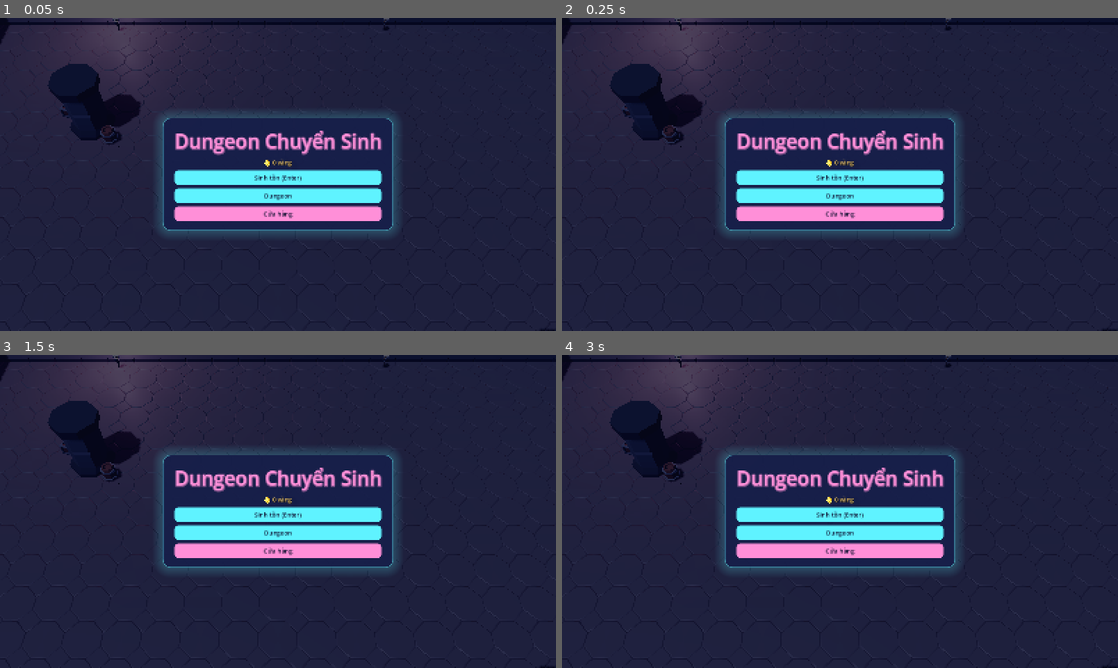
Above: before the commit, frames 1-4 (two rows, left to right).
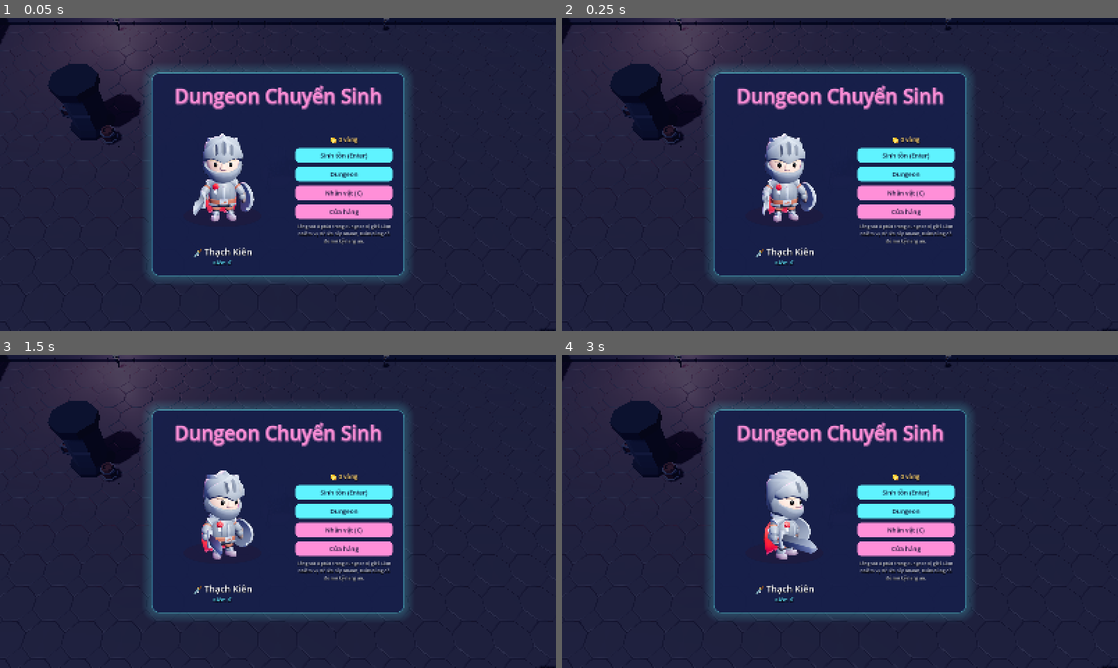
Above: after the commit, the same moments.

Repository: NguyenVanDo51/dungeon-chuyen-sinh-godot
Game: Godot game, scene res://main.tscn
Same seed, same stepped clock (60 frames per second), same inputs: the game is played once before the commit and once after it.
Inputs:
- Up to frame 1 (0.05 s): no input
- Up to frame 2 (0.25 s): no input
- Up to frame 3 (1.5 s): click "Dungeon" at 0.5 s; click "Quay lại (Esc)" at 1.25 s
- Up to frame 4 (3 s): click "Cửa hàng" at 2 s; click "Quay lại (Esc)" at 2.75 s

The runs differ from the first frame. In frame 1, 15% of the frame differs, in the area x 26-74%, y 16-84%; in frame 2, 15%; in frame 3, 15%; in frame 4, 15%.

Commit message:
feat(menu): start screen shows the chosen hero in 3D; hero picked once and kept
Character select is its own screen (menu button / C). Picking an owned
hero saves it as Meta.selected; Survival (Enter) and dungeon floors start
straight away with it. Old saves without the field load as the default.
HeroPreview renders every hero once in a SubViewport and only updates
while a menu shows it. Keytest rewritten for the new flow (17/17).

Co-Authored-By: Claude Opus 5.5 <noreply@anthropic.com>

Diff:
--- a/scripts/core/meta.gd
+++ b/scripts/core/meta.gd
@@ -20,6 +20,8 @@
 
 var gold := 0
 var owned: Array[String] = []
+## the hero every run starts with; picked once on the character screen (always one of `owned`)
+var selected: String = Characters.DEFAULT
 ## upgrade id -> level
 var upgrades := {}
 ## dungeon id -> floors beaten
@@ -33,6 +35,7 @@
 	for c in Characters.IDS:
 		if Characters.DEFS[c].price == 0:
 			m.owned.append(c)
+	m.selected = Characters.DEFAULT if Characters.DEFAULT in m.owned else (m.owned[0] if m.owned.size() > 0 else Characters.DEFAULT)
 	for id in UPGRADE_IDS:
 		m.upgrades[id] = 0
 	for id in Dungeons.DEFS:
@@ -60,6 +63,10 @@
 		for c in ow:
 			if typeof(c) == TYPE_STRING and c in Characters.IDS and not c in m.owned:
 				m.owned.append(c)
+	# older saves have no `selected`: keep the default
+	var sel = raw.get("selected")
+	if typeof(sel) == TYPE_STRING and sel in m.owned:
+		m.selected = sel
 	var up = raw.get("upgrades")
 	if typeof(up) == TYPE_DICTIONARY:
 		for id in UPGRADE_IDS:
@@ -71,7 +78,7 @@
 	return m
 
 func to_dict() -> Dictionary:
-	return { version = VERSION, gold = gold, owned = owned, upgrades = upgrades, floorsCleared = floors_cleared }
+	return { version = VERSION, gold = gold, owned = owned, selected = selected, upgrades = upgrades, floorsCleared = floors_cleared }
 
 ## blocked storage / broken JSON fall back to a fresh meta
 static func load_from(path := SAVE_PATH) -> Meta:
--- a/scripts/main.gd
+++ b/scripts/main.gd
@@ -62,6 +62,7 @@
 				meta.owned.append(c)
 		for d in Dungeons.DEFS:
 			meta.floors_cleared[d] = Dungeons.DEFS[d].floors.size()
+	character = meta.selected
 	if flags.has("char") and flags.char in meta.owned:
 		character = flags.char
 	if flags.get("mode", "") == "dungeon":
@@ -74,9 +75,11 @@
 	ui.card_picked.connect(_on_card)
 	screens = Screens.new()
 	screens.meta = meta
+	screens.style = style
 	screens.chosen = character
 	layer.add_child(screens)
 	screens.start.connect(_on_start)
+	screens.select.connect(_on_select)
 	screens.restart.connect(_on_restart)
 	screens.next_floor.connect(_on_next)
 	screens.floors.connect(_leave_run.bind("floors"))
@@ -91,7 +94,7 @@
 	match flags.get("screen", ""):
 		"shop": screens.show_shop()
 		"floors": screens.show_floors()
-		"start": screens.show_start()
+		"chars": screens.show_chars()
 	if flags.has("autostart") or flags.has("bot"):
 		begin_run()
 	if flags.has("keytest"):
@@ -100,6 +103,14 @@
 func _on_restart() -> void:
 	_bank()
 	begin_run()
+
+## picked once on the character screen, kept for every later run
+func _on_select(c: String) -> void:
+	if not c in meta.owned:
+		return
+	character = c
+	meta.selected = c
+	_save_meta()
 
 func _on_buy(c: String) -> void:
 	var ok := meta.buy(c)
@@ -596,14 +607,24 @@
 	await _wait(1.0)
 	_check("menu shown", screens.mode == "menu")
 	await _shot("menu")
+	await _tap(KEY_C)
+	_check("C opens character select", screens.mode == "chars")
+	await _tap(KEY_2)
+	_check("key 2 picks the archer and keeps it", screens.chosen == "archer" and meta.selected == "archer" and meta.to_dict().selected == "archer")
+	await _wait(1.2)
+	await _shot("select")
+	await _tap(KEY_ESCAPE)
+	_check("Esc back to menu", screens.mode == "menu")
 	await _tap(KEY_ENTER)
-	_check("Enter opens character select", screens.mode == "start")
-	await _tap(KEY_2)
-	_check("key 2 picks the archer", screens.chosen == "archer")
-	await _shot("select")
+	_check("Enter on menu starts at once with the kept hero", started and screens.mode == "none" and world.hero.id == "archer")
+	await _tap(KEY_ESCAPE)
+	screens.menu.emit()
+	await _tap(KEY_C)
 	await _tap(KEY_1)
 	await _tap(KEY_ENTER)
-	_check("Enter starts run", started and screens.mode == "none" and world.hero.id == "knight")
+	_check("Enter on chars closes it", screens.mode == "menu" and meta.selected == "knight")
+	await _tap(KEY_ENTER)
+	_check("next run uses the knight without asking", started and screens.mode == "none" and world.hero.id == "knight")
 	var z0 := world.player.z
 	_key(KEY_W, true)
 	await _wait(1.0)
--- /dev/null
+++ b/scripts/ui/hero_preview.gd
@@ -0,0 +1,78 @@
+class_name HeroPreview
+extends SubViewportContainer
+## the chosen hero turning slowly on a pedestal, in its own little 3D world (menu + character screen)
+## built once (all heroes); Screens moves it between panels instead of rebuilding (each hero is a glTF instance)
+
+const HEIGHT := 2.0
+const SPIN := 0.6
+
+var _vp: SubViewport
+var _style: Style
+var _views := {}
+var _shown: ActorViews.PlayerView
+
+func _init(style: Style, px := Vector2(340, 380)) -> void:
+	_style = style
+	stretch = true
+	custom_minimum_size = px
+	mouse_filter = MOUSE_FILTER_IGNORE
+	_vp = SubViewport.new()
+	_vp.own_world_3d = true
+	_vp.transparent_bg = true
+	_vp.msaa_3d = Viewport.MSAA_4X
+	_vp.render_target_update_mode = SubViewport.UPDATE_DISABLED
+	add_child(_vp)
+	var env := Environment.new()
+	env.background_mode = Environment.BG_CLEAR_COLOR
+	env.ambient_light_source = Environment.AMBIENT_SOURCE_COLOR
+	env.ambient_light_color = Color("#8a90d8")
+	env.ambient_light_energy = 0.7
+	env.tonemap_mode = Environment.TONE_MAPPER_ACES
+	env.glow_enabled = true
+	env.glow_intensity = 0.5
+	var we := WorldEnvironment.new()
+	we.environment = env
+	_vp.add_child(we)
+	var key := DirectionalLight3D.new()
+	key.light_energy = 1.3
+	key.rotation_degrees = Vector3(-35, 30, 0)
+	_vp.add_child(key)
+	var rim := DirectionalLight3D.new()
+	rim.light_color = Color("#ff8fd8")
+	rim.light_energy = 0.8
+	rim.rotation_degrees = Vector3(-20, 200, 0)
+	_vp.add_child(rim)
+	var cam := Camera3D.new()
+	cam.fov = 30.0
+	cam.transform = Transform3D(Basis(), Vector3(0, 1.7, 5.6)).looking_at(Vector3(0, 0.95, 0))
+	_vp.add_child(cam)
+	# every hero up front: a hero built on the spot shows its rest pose for a few frames
+	for c in Characters.IDS:
+		_build(Characters.DEFS[c].model)
+
+func _build(model: String) -> void:
+	if _views.has(model):
+		return
+	var hv := ActorViews.PlayerView.new()
+	_vp.add_child(hv)
+	hv.build(_style.hero(model))
+	ActorViews.fit_height(hv.model, HEIGHT)
+	hv.visible = false
+	_views[model] = hv
+
+## model = Characters.DEFS[*].model
+func show_hero(model: String) -> void:
+	_build(model)
+	_shown = _views[model]
+	for m in _views:
+		_views[m].visible = _views[m] == _shown
+
+## off = the viewport stops rendering (mid-run it would cost frames for nothing)
+func set_active(on: bool) -> void:
+	visible = on
+	_vp.render_target_update_mode = SubViewport.UPDATE_ALWAYS if on else SubViewport.UPDATE_DISABLED
+	set_process(on)
+
+func _process(dt: float) -> void:
+	if _shown:
+		_shown.model.rotation.y += SPIN * dt
--- a/scripts/ui/screens.gd
+++ b/scripts/ui/screens.gd
@@ -1,8 +1,11 @@
 class_name Screens
 extends Control
-## menu, character select, shop, dungeon floors, pause, end (port of ui/screens.ts + menus.ts)
+## menu (start screen with the chosen hero), character select, shop, dungeon floors, pause, end
+## the hero is chosen once on its own screen and kept (Meta.selected); every run starts with it
 
 signal start(c: String, run: Dictionary)
+## an owned hero was picked on the character screen (main saves it)
+signal select(c: String)
 signal restart
 signal next_floor
 signal floors
@@ -16,14 +19,19 @@
 const GOLD := Ui.GOLD
 const MINT := Ui.MINT
 const DIM := Color(1, 1, 1, 0.75)
-
-## loading | menu | floors | start | shop | pause | end | none
+const INK := Ui.INK
+
+## loading | menu | floors | chars | shop | pause | end | none
 var mode := "loading"
 var meta: Meta
+## the hero every run starts with (= meta.selected, always owned)
 var chosen: String = Characters.DEFAULT
-## what the character select will start: {kind = "survival"} | {kind = "dungeon", floor}
-var pending := { kind = "survival" }
+## the hero shown on the character screen (may be a locked one being looked at)
+var browsing: String = Characters.DEFAULT
 var tab := "upgrades"
+## set by main before the first screen; null = no 3D preview
+var style: Style
+var preview: HeroPreview
 var dungeon_id := "crypt"
 var _end_enter := "menu"
 var _overlay: ColorRect
@@ -45,8 +53,12 @@
 func coin(n: float) -> String:
 	return "🪙 %d" % floori(n)
 
-## fresh panel for a screen; the old one is dropped (screens are cheap to rebuild)
+## fresh panel for a screen; the old one is dropped (screens are cheap to rebuild), the 3D preview is kept
 func _open(m: String) -> VBoxContainer:
+	if preview:
+		if preview.get_parent():
+			preview.get_parent().remove_child(preview)
+		preview.set_active(false)
 	for c in _overlay.get_children():
 		c.queue_free()
 	_box = Ui._panel(_overlay)
@@ -57,6 +69,25 @@
 func hide_all() -> void:
 	mode = "none"
 	_overlay.visible = false
+	if preview:
+		preview.set_active(false)
+
+## left column of the menu / character screen: the hero turning + its name
+func _hero_column(parent: Node, id: String) -> VBoxContainer:
+	var col := VBoxContainer.new()
+	col.alignment = BoxContainer.ALIGNMENT_CENTER
+	col.add_theme_constant_override("separation", 2)
+	parent.add_child(col)
+	if style and not preview:
+		preview = HeroPreview.new(style)
+	if preview:
+		col.add_child(preview)
+		preview.show_hero(Characters.DEFS[id].model)
+		preview.set_active(true)
+	var c: Dictionary = Characters.DEFS[id]
+	_center(Ui._label("%s %s" % [c.icon, c.name], 26, Color.WHITE, col))
+	_center(Ui._label(c.role, 15, CYAN, col))
+	return col
 
 func _row(parent: Node) -> HBoxContainer:
 	var hb := HBoxContainer.new()
@@ -69,10 +100,10 @@
 	l.horizontal_alignment = HORIZONTAL_ALIGNMENT_CENTER
 	return l
 
-func _wrap(text: String, size: int, col: Color, parent: Node, width := 300.0) -> Label:
+func _wrap(text: String, size: int, col: Color, parent: Node, width := 0.0) -> Label:
 	var l := Ui._label(text, size, col, parent)
 	l.autowrap_mode = TextServer.AUTOWRAP_WORD_SMART
-	l.custom_minimum_size.x = width
+	l.custom_minimum_size.x = width if width > 0.0 else (420.0 if mode == "chars" else 300.0)
 	return l
 
 ## clickable card; on = highlighted border, locked = dimmed
@@ -99,27 +130,52 @@
 # ---------- main menu ----------
 
 func show_menu() -> void:
+	_fix_chosen()
 	var v := _open("menu")
 	Ui._title("Dungeon Chuyển Sinh", 56, v)
-	_center(Ui._label(coin(meta.gold) + " vàng", 18, GOLD, v))
+	var hb := _row(v)
+	hb.add_theme_constant_override("separation", 40)
+	_hero_column(hb, chosen)
 	var col := VBoxContainer.new()
-	col.add_theme_constant_override("separation", 10)
-	v.add_child(col)
-	Ui._button("Sinh tồn (Enter)", false, func() -> void: show_start({ kind = "survival" }), col)
+	col.alignment = BoxContainer.ALIGNMENT_CENTER
+	col.custom_minimum_size.x = 280
+	col.add_theme_constant_override("separation", 12)
+	hb.add_child(col)
+	_center(Ui._label(coin(meta.gold) + " vàng", 18, GOLD, col))
+	Ui._button("Sinh tồn (Enter)", false, play_survival, col)
 	Ui._button("Dungeon", false, show_floors, col)
+	Ui._button("Nhân vật (C)", true, show_chars, col)
 	Ui._button("Cửa hàng", true, show_shop, col)
+	_center(_wrap("Sống sót 8 phút trong dungeon dị giới. Làm nhiệm vụ để lên cấp nhanh, build đúng đồ để mở kỹ năng ẩn.", 13, DIM, col, 280))
+
+func play_survival() -> void:
+	_fix_chosen()
+	start.emit(chosen, { kind = "survival" })
+
+## a hero no longer owned (or a broken save) falls back to the first owned one
+func _fix_chosen() -> void:
+	if not chosen in meta.owned:
+		chosen = meta.owned[0] if meta.owned.size() > 0 else Characters.DEFAULT
 
 # ---------- character select ----------
 
+## chars screen: stacked in `parent` (a column); shop: side by side
 func _char_cards(parent: Node, on_pick: Callable) -> void:
-	var row := _row(parent)
+	var row: Node = parent if mode == "chars" else _row(parent)
 	for k in Characters.IDS.size():
 		var id: String = Characters.IDS[k]
 		var c: Dictionary = Characters.DEFS[id]
 		var owned := id in meta.owned
-		var v := _card(row, mode == "start" and id == chosen, not owned, on_pick.bind(id))
-		Ui._label(c.icon, 34, Color.WHITE, v)
-		Ui._label("%d. %s · %s" % [k + 1, c.name, c.role], 20, Color.WHITE, v)
+		var v := _card(row, mode == "chars" and id == browsing, not owned, on_pick.bind(id), 460.0 if mode == "chars" else 320.0)
+		var head := HBoxContainer.new()
+		head.add_theme_constant_override("separation", 10)
+		head.mouse_filter = MOUSE_FILTER_IGNORE
+		v.add_child(head)
+		Ui._label("%s  %d. %s · %s" % [c.icon, k + 1, c.name, c.role], 20, Color.WHITE, head)
+		if mode == "chars" and id == chosen:
+			var tag := Ui._label("ĐANG DÙNG", 11, INK, head)
+			tag.add_theme_stylebox_override("normal", Ui._style(MINT, Color(0, 0, 0, 0), 8, 0))
+			tag.size_flags_vertical = SIZE_SHRINK_CENTER
 		_wrap(c.description, 13, Color(1, 1, 1, 0.9), v)
 		_wrap("❤ %d máu · 🛡 %d%% giáp · ⚔ ×%s" % [c.hp, roundi(c.damage_reduction * 100), num(c.damage_mul)], 13, DIM, v)
 		_wrap("Vũ khí riêng: %s %s" % [Items.WEAPONS[c.weapon].icon, Items.WEAPONS[c.weapon].name], 13, GOLD, v)
@@ -133,41 +189,32 @@
 			var b := Ui._button("Mua", false, buy.emit.bind(id), hb)
 			b.disabled = meta.gold < c.price
 
-func show_start(run: Dictionary = {}) -> void:
-	if not run.is_empty():
-		pending = run
-	if not chosen in meta.owned:
-		chosen = meta.owned[0] if meta.owned.size() > 0 else Characters.DEFAULT
-	var v := _open("start")
+## its own screen, reached from the menu; picking an owned hero keeps it for every later run
+func show_chars() -> void:
+	_fix_chosen()
+	if mode != "chars":
+		browsing = chosen
+	var v := _open("chars")
 	Ui._title("Chọn nhân vật", 44, v)
-	var d: Dictionary = Dungeons.DEFS[dungeon_id]
-	var sub: String = "%s — Tầng %d. Đi sâu để gặp boss; đứng yên thì quái cạn dần." % [d.name, pending.floor + 1] if pending.kind == "dungeon" \
-		else "Sống sót 8 phút trong dungeon dị giới. Làm nhiệm vụ để lên cấp nhanh, build đúng đồ để mở kỹ năng ẩn."
-	_center(_wrap(sub + "   " + coin(meta.gold), 15, Color(1, 1, 1, 0.85), v, 680))
-	_char_cards(v, pick)
 	var hb := _row(v)
-	var b := Ui._button("Bắt đầu (Enter)", false, try_start, hb)
-	b.disabled = not chosen in meta.owned
-	Ui._button("Quay lại (Esc)", true, back, hb)
-	_center(Ui._label("W A S D: di chuyển  ·  vũ khí tự bắn  ·  Space: kỹ năng  ·  1 2 3: chọn thẻ  ·  Esc: tạm dừng", 13, DIM, v))
-
+	hb.add_theme_constant_override("separation", 28)
+	_hero_column(hb, browsing)
+	var cards := VBoxContainer.new()
+	cards.alignment = BoxContainer.ALIGNMENT_CENTER
+	cards.add_theme_constant_override("separation", 10)
+	hb.add_child(cards)
+	_char_cards(cards, pick)
+	_center(_wrap("Chọn một lần là xong: mọi ván sau (Sinh tồn lẫn Dungeon) đều dùng nhân vật này.   " + coin(meta.gold), 13, DIM, v, 680))
+	_center_btn(v, "Xong (Enter / Esc)", show_menu)
+
+## owned: becomes the hero of every run (saved) · locked: only looked at (its card has the buy button)
 func pick(c: String) -> void:
-	chosen = c
-	if mode == "start":
-		show_start()
-
-func try_start() -> void:
-	if not chosen in meta.owned:
-		return
-	if pending.kind == "dungeon" and not meta.floor_open(dungeon_id, pending.floor):
-		return
-	start.emit(chosen, pending)
-
-func back() -> void:
-	if pending.kind == "dungeon":
-		show_floors()
-	else:
-		show_menu()
+	browsing = c
+	if c in meta.owned and c != chosen:
+		chosen = c
+		select.emit(c)
+	if mode == "chars":
+		show_chars()
 
 # ---------- shop ----------
 
@@ -224,7 +271,7 @@
 	var d: Dictionary = Dungeons.DEFS[dungeon_id]
 	var v := _open("floors")
 	Ui._title(d.name, 44, v)
-	_center(_wrap("Càng vào sâu quái càng mạnh. Cuối tầng là phòng boss: bước vào là cửa khoá. Mỗi tầng chơi lại từ cấp 1.", 15, Color(1, 1, 1, 0.85), v, 680))
+	_center(_wrap("Càng vào sâu quái càng mạnh. Cuối tầng là phòng boss: bước vào là cửa khoá. Mỗi tầng chơi lại từ cấp 1. Bấm một tầng để vào ngay với %s." % Characters.DEFS[chosen].name, 15, Color(1, 1, 1, 0.85), v, 680))
 	var row := _row(v)
 	for k in d.floors.size():
 		var open := meta.floor_open(dungeon_id, k)
@@ -238,8 +285,9 @@
 	_center_btn(v, "Quay lại (Esc)", show_menu)
 
 func _pick_floor(f: int) -> void:
+	_fix_chosen()
 	if meta.floor_open(dungeon_id, f):
-		show_start({ kind = "dungeon", floor = f })
+		start.emit(chosen, { kind = "dungeon", floor = f })
 
 # ---------- pause / end ----------
 
@@ -303,29 +351,29 @@
 ## after a purchase: redraw whatever is open
 func refresh() -> void:
 	match mode:
-		"start": show_start()
+		"chars": show_chars()
 		"shop": show_shop()
 		"menu": show_menu()
 
 ## keyboard on overlays; true = handled
 func handle_key(k: Key) -> bool:
-	if mode == "start" and k >= KEY_1 and k <= KEY_9:
+	if mode == "chars" and k >= KEY_1 and k <= KEY_9:
 		var i := k - KEY_1
 		if i < Characters.IDS.size():
 			pick(Characters.IDS[i])
 		return true
+	if mode == "menu" and k == KEY_C:
+		show_chars()
+		return true
 	if k == KEY_ESCAPE:
-		if mode == "start":
-			back()
-			return true
-		if mode == "shop" or mode == "floors":
+		if mode == "shop" or mode == "floors" or mode == "chars":
 			show_menu()
 			return true
 		return false
 	if k == KEY_ENTER or k == KEY_KP_ENTER:
 		match mode:
-			"menu": show_start({ kind = "survival" })
-			"start": try_start()
+			"menu": play_survival()
+			"chars": show_menu()
 			"end": _act(_end_enter)
 			_: return false
 		return true
Not shown, added: scripts/ui/hero_preview.gd.uid
